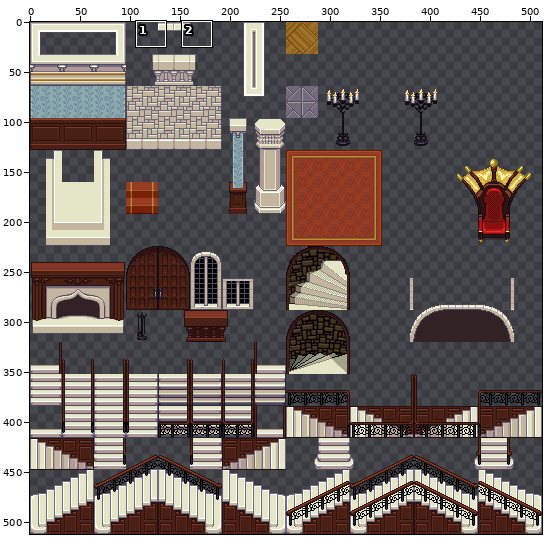
File history of a sprite sheet, game/img/tilesets/castle_greystone_interior_01.png. Above, an overview of the earlier version with the close-up marked.
Close-up. The starting point:
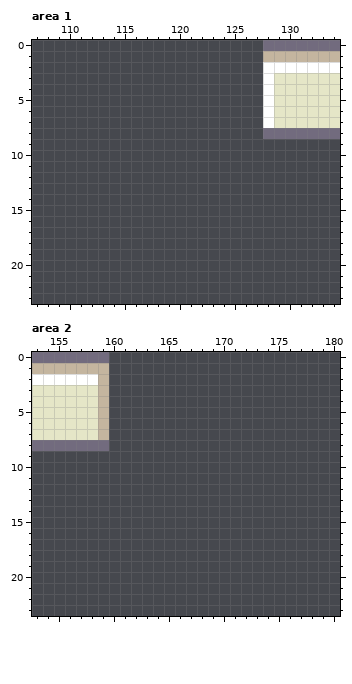
The file is 512x512 pixels. Pixels under 10% opacity are left out. Colours within 5 levels of each other are drawn and written as one. Shown: area 1: x 107..134, y 0..23; area 2: x 153..180, y 0..23.
The same view after the edit:
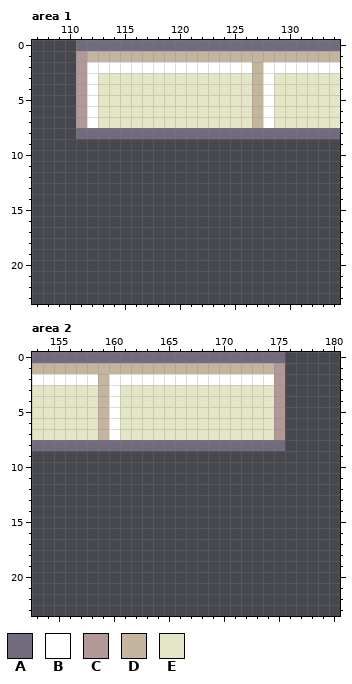
Palette (. is transparent): A #726b7e  B #ffffff  C #b19998  D #c4b59f  E #e5e6c7
The exact change:
Changed rows in their new state; - is an unchanged pixel.
Area 1:
first column x 111:
 0 AAAAAAAAAAAAAAAAA
 1 CDDDDDDDDDDDDDDDD
 2 CBBBBBBBBBBBBBBBD
 3 CBEEEEEEEEEEEEEED
 4 CBEEEEEEEEEEEEEED
 5 CBEEEEEEEEEEEEEED
 6 CBEEEEEEEEEEEEEED
 7 CBEEEEEEEEEEEEEED
 8 AAAAAAAAAAAAAAAAA
Area 2:
first column x 160:
 0 AAAAAAAAAAAAAAAA
 1 DDDDDDDDDDDDDDDC
 2 BBBBBBBBBBBBBBBC
 3 BEEEEEEEEEEEEEEC
 4 BEEEEEEEEEEEEEEC
 5 BEEEEEEEEEEEEEEC
 6 BEEEEEEEEEEEEEEC
 7 BEEEEEEEEEEEEEEC
 8 AAAAAAAAAAAAAAAA
Boxes around the changes in both close-ups, in picture pixels (x1, y1, x2, y2):
added: (76, 40, 263, 139)
added: (109, 352, 285, 451)
